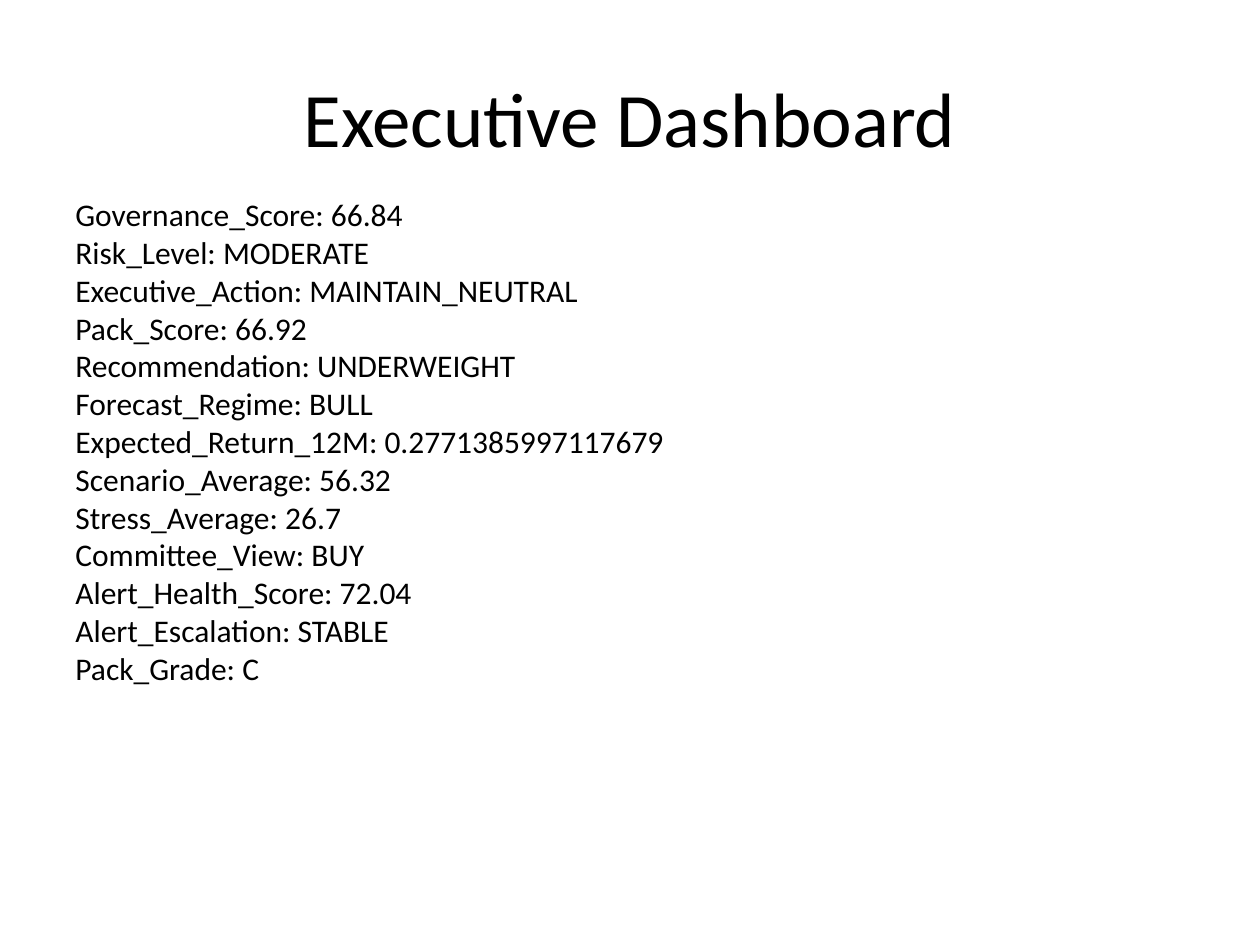
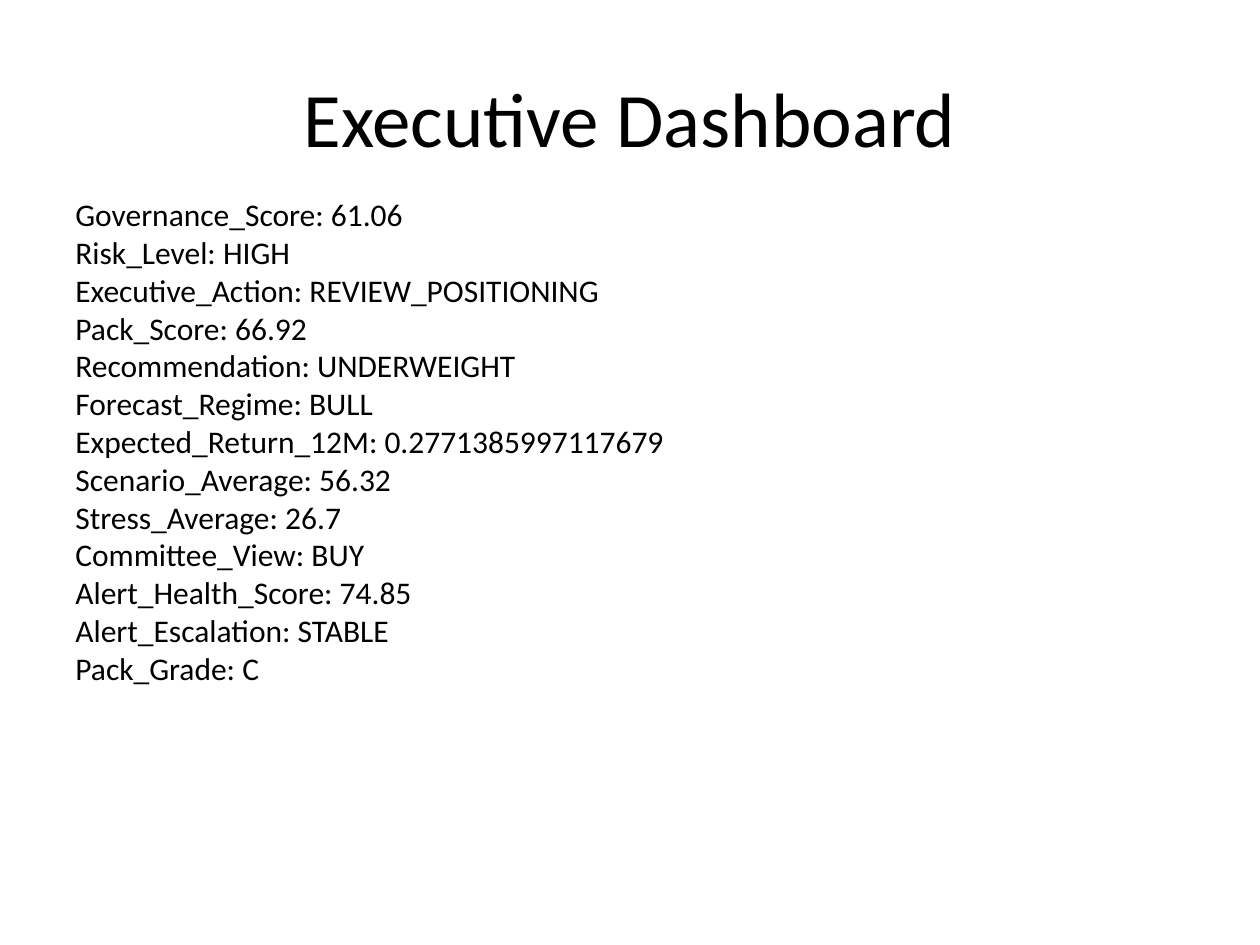
Before and after one commit to sakshinekkala28/Institutional_Quant_Platform, a slide deck: slide 2 of data/reports/investment_committee_presentation.pptx. Drawn at 1260x945 pixels with LibreOffice and Linux fonts; fonts in the diff are those of the drawing. Boxes give left, top, right and bottom in pixels: in the first picture for what was removed or moved away, otherwise in the second. Text is boxed around its words. In the diff, an @@ line names an element or a change of style, - is before the commit and + after.

```diff
--- a/data/reports/investment_committee_presentation.pptx
+++ b/data/reports/investment_committee_presentation.pptx
@@ text at (75, 204, 598, 307): text changed @@
-Governance_Score: 66.84
-Risk_Level: MODERATE
-Executive_Action: MAINTAIN_NEUTRAL
+Governance_Score: 61.06
+Risk_Level: HIGH
+Executive_Action: REVIEW_POSITIONING
@@ text at (75, 582, 412, 609): text changed @@
-Alert_Health_Score: 72.04
+Alert_Health_Score: 74.85
```
Also in this commit, not shown: 3 other slides changed, 16 other files.
